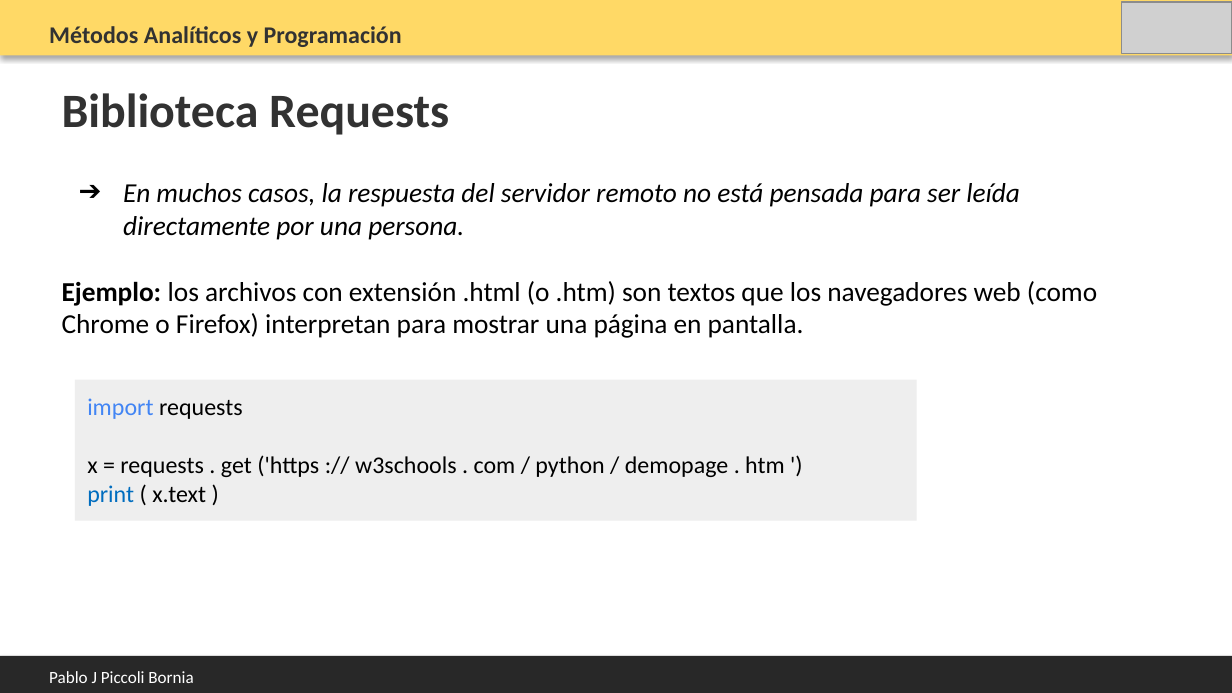
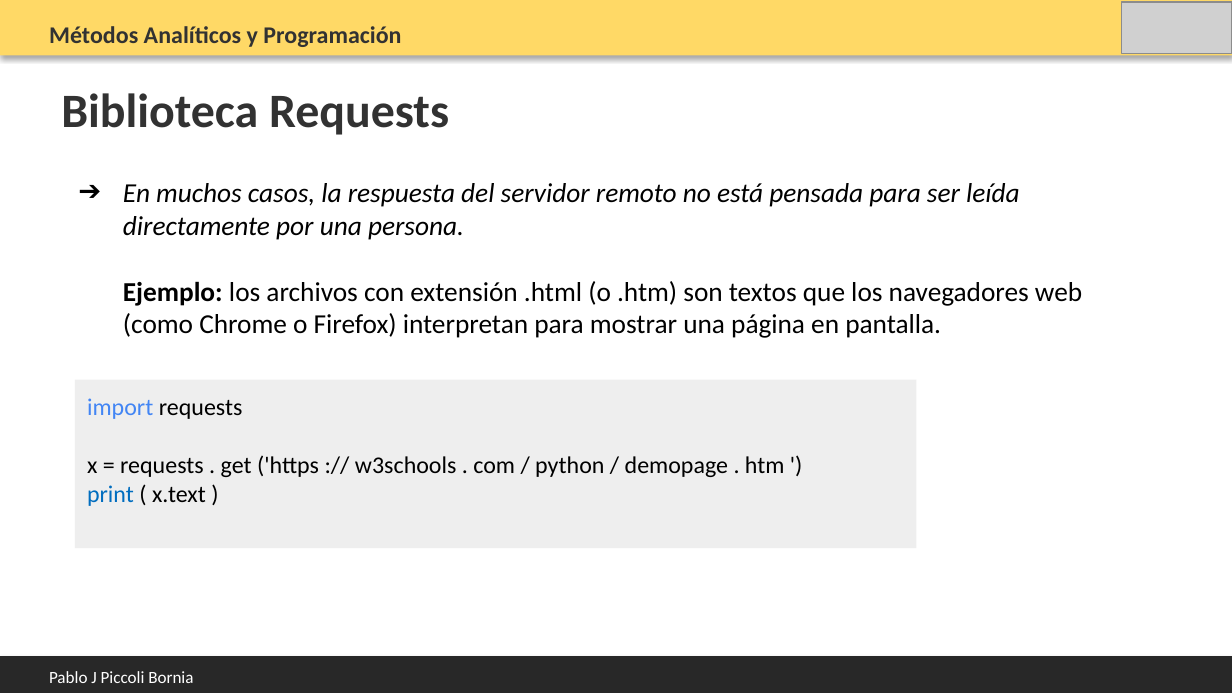
Before and after one commit to PabloPicc/MAyP_2026_1S, a slide deck: slide 12 of clases_teoricas_2026/Clase_13_APIs.pptx. Drawn at 1232x693 pixels with LibreOffice and Linux fonts; fonts in the diff are those of the drawing; grey boxes stand for pictures. Boxes give left, top, right and bottom in pixels: in the first picture for what was removed or moved away, otherwise in the second. Text is boxed around its words. In the diff, an @@ line names an element or a change of style, - is before the commit and + after.

```diff
--- a/clases_teoricas_2026/Clase_13_APIs.pptx
+++ b/clases_teoricas_2026/Clase_13_APIs.pptx
@@ text "En muchos casos, la respuesta ..." rewrapped from bbox=[62, 183, 1097, 338] to bbox=[123, 183, 1082, 338] @@
@@ rectangle "import requests": place and size @@
-rectangle "import requests" at bbox=[75, 379, 917, 520]
+rectangle "import requests" at bbox=[75, 379, 917, 548]
```
Also in this commit, not shown: 9 other slides changed, 7 other files.
